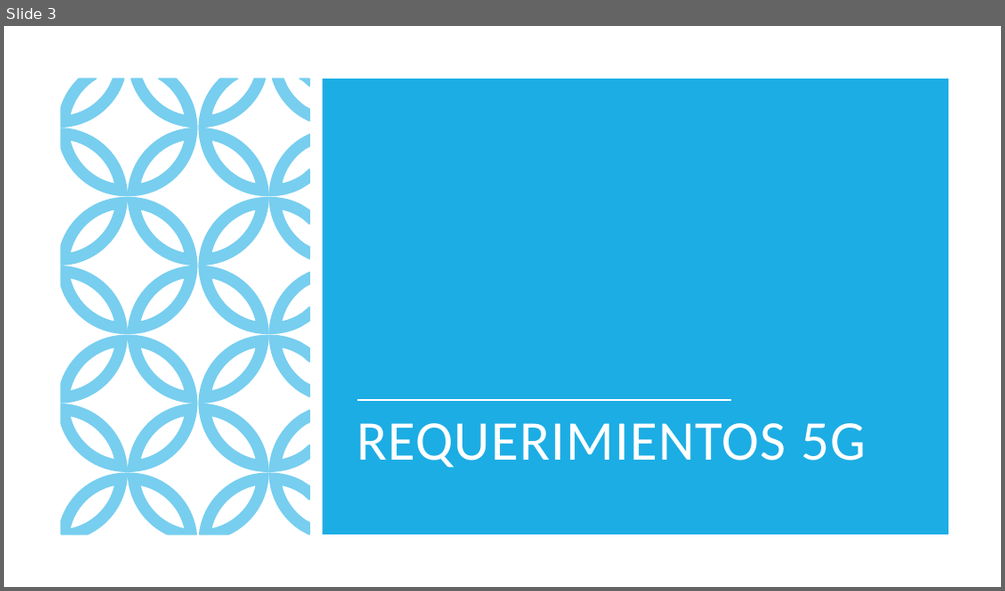
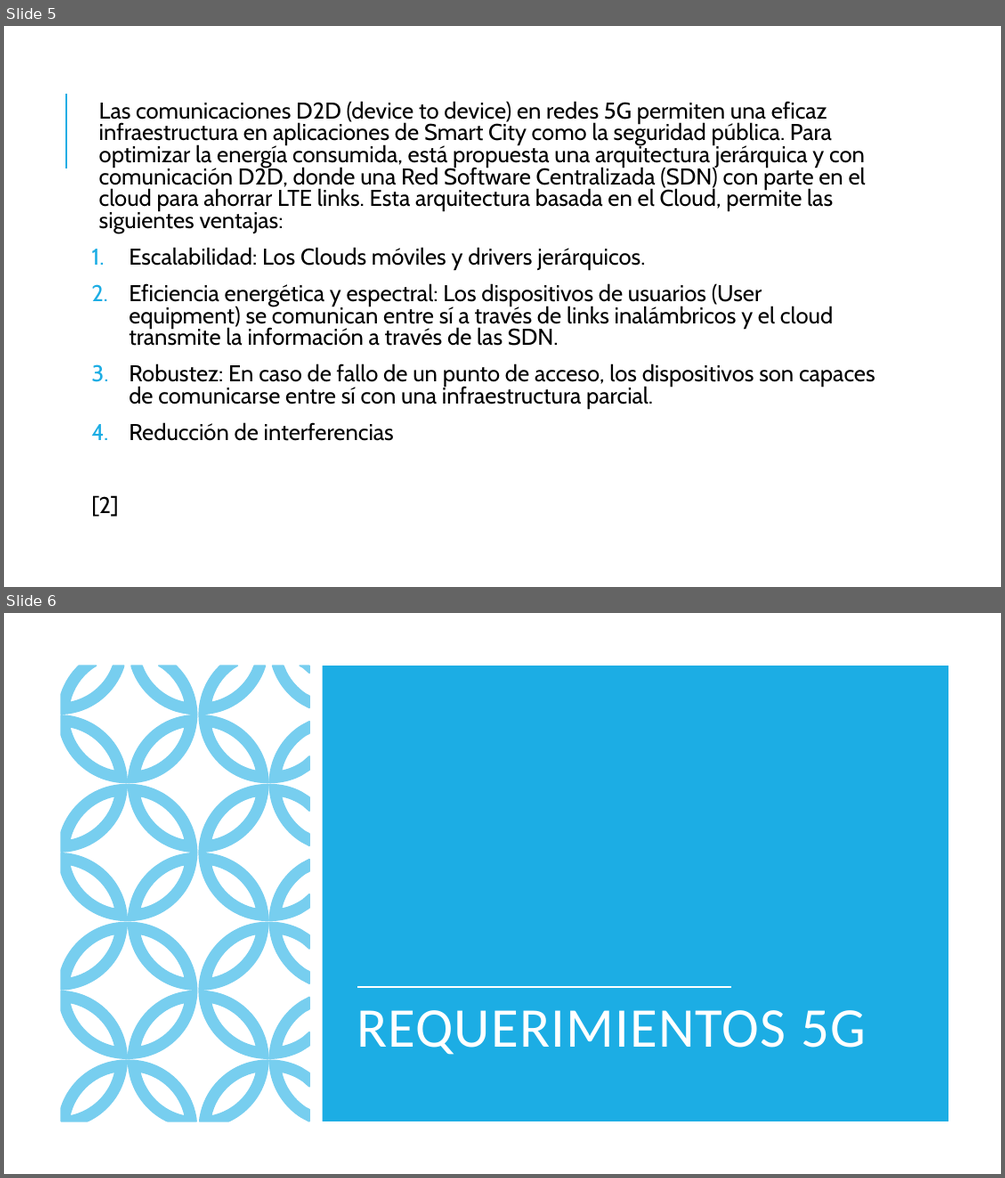
Before and after one commit to Jorjo80/TFM, a slide deck: 1ªInvestigacion/5g.pptx. Shown one above the other, each under a label of ours: slide 3 before the commit, slides 5 and 6 after it. The pictures are 1005x591 and 1005x1178 pixels, drawn with LibreOffice and Linux fonts; fonts in the diff are those of the drawing. Boxes give left, top, right and bottom in pixels: in the first picture for what was removed or moved away, otherwise in the second. Text is boxed around its words. In the diff, an @@ line names an element or a change of style, - is before the commit and + after.

```diff
--- a/1ªInvestigacion/5g.pptx
+++ b/1ªInvestigacion/5g.pptx
@@ slide 5 added at (x1=4, y1=26, x2=1001, y2=587), background #FFFFFF; not listed: 1 template element that a slide beside it also shows @@
@@ text added at (x1=91, y1=101, x2=875, y2=516), 22 pt, text #000000 @@
+  Las comunicaciones D2D (device to device) en redes 5G permiten una eficaz infraestructura en aplicaciones de Smart City como la seguridad pública. Para optimizar la energía consumida, está propuesta una arquitectura jerárquica y con comunicación D2D, donde una Red Software Centralizada (SDN) con parte en el cloud para ahorrar LTE links. Esta arquitectura basada en el Cloud, permite las siguientes ventajas:
+1. Escalabilidad: Los Clouds móviles y drivers jerárquicos.
+2. Eficiencia energética y espectral: Los dispositivos de usuarios (User equipment) se comunican entre sí a través de links inalámbricos y el cloud transmite la información a través de las SDN.
+3. Robustez: En caso de fallo de un punto de acceso, los dispositivos son capaces de comunicarse entre sí con una infraestructura parcial.
+4. Reducción de interferencias
+[2]
@@ what was slide 3 is now slide 6 @@
```
Also in this commit, not shown: 3 slides changed, 8 other slides added.
